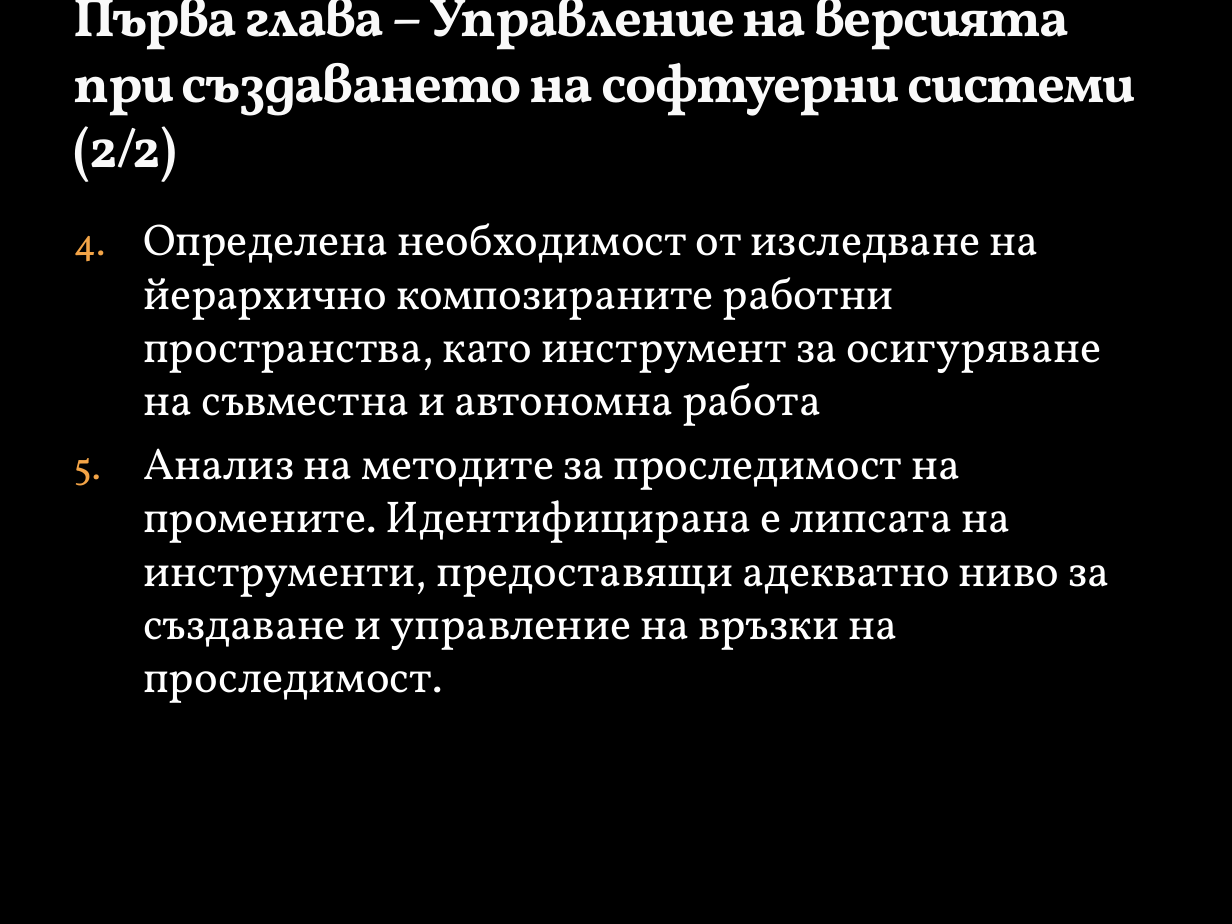
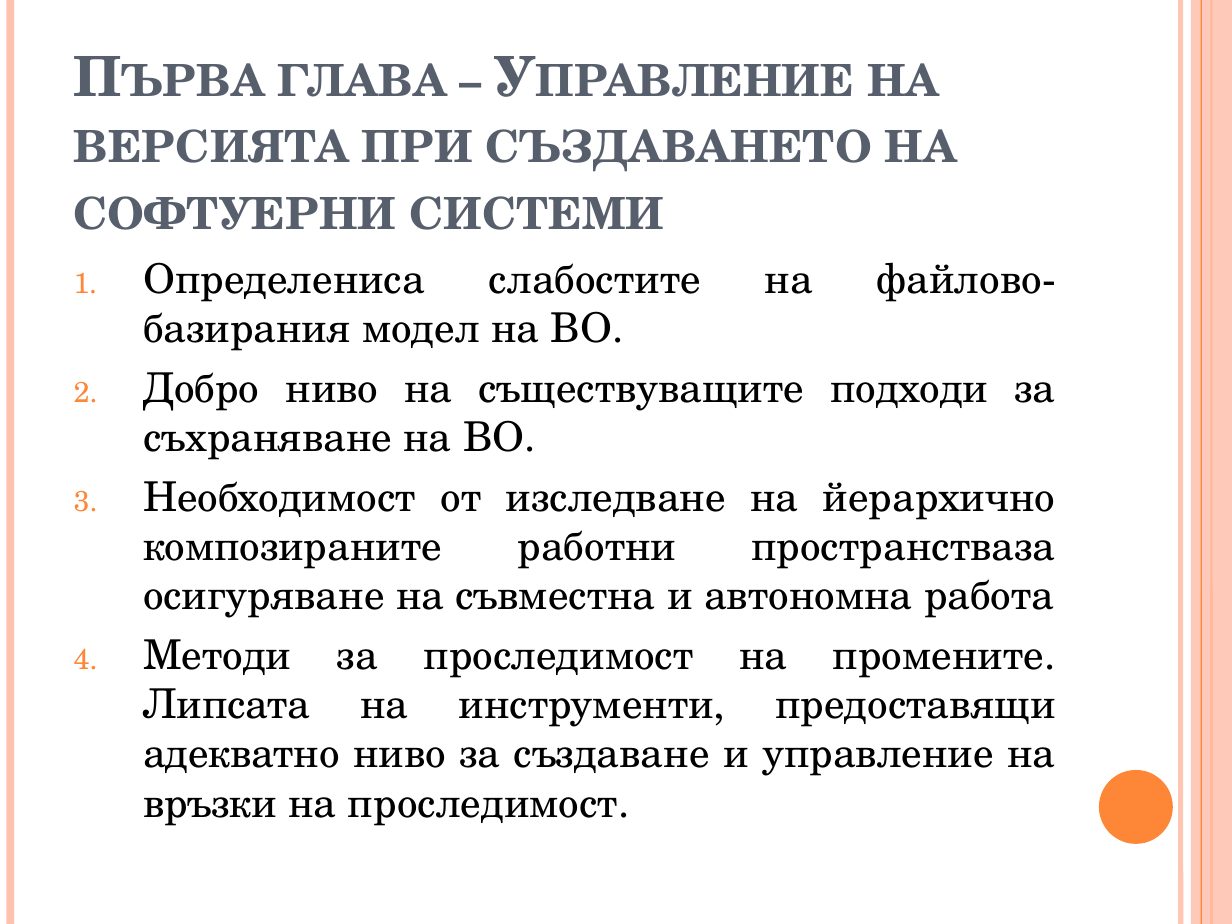
Before and after one commit to vjotov/versia, a slide deck: slide 5 of doc/Presentation.pptx (slide 6 before the commit). Drawn at 1232x924 pixels with LibreOffice and Linux fonts; fonts in the diff are those of the drawing; background and template pictures are left out. Boxes give left, top, right and bottom in pixels: in the first picture for what was removed or moved away, otherwise in the second. Text is boxed around its words. In the diff, an @@ line names an element or a change of style, - is before the commit and + after.

```diff
--- a/doc/Presentation.pptx
+++ b/doc/Presentation.pptx
@@ background picture (left out) to #FFFFFF @@
@@ line added from (10, 0) to (10, 924), #FEC3AE 4.5 pt @@
@@ line added from (1180, 0) to (1180, 924), #FEC3AE 3 pt @@
@@ rectangle added at bbox=[1191, 0, 1232, 924], fill #FEC3AE at 87% opacity @@
@@ line added from (1201, 0) to (1201, 924), #FE8637 0.75 pt @@
@@ line added from (1211, 0) to (1211, 924), #FE8637 1.5 pt @@
@@ title at bbox=[74, 63, 957, 230]: text changed; size 32 to 32.4 pt; font Vollkorn to TeX Gyre Schola; text colour #F9F9F9 to #575F6D @@
-Първа глава – Управление на версията при създаването на софтуерни системи (2/2)
+Първа глава – Управление на версията при създаването на софтуерни системи
@@ text at bbox=[143, 262, 1056, 826]: text changed; size 26 to 24 pt; font Vollkorn to TeX Gyre Schola; text colour #FFFFFF to #000000 @@
-4. Определена необходимост от изследване на йерархично композираните работни пространства, като инструмент за осигуряване на съвместна и автономна работа
-5. Анализ на методите за проследимост на промените. Идентифицирана е липсата на инструменти, предоставящи адекватно ниво за създаване и управление на връзки на проследимост.
+1. Определениса слабостите на файлово-базирания модел на ВО.
+2. Добро ниво на съществуващите подходи за съхраняване на ВО.
+3. Необходимост от изследване на йерархично композираните работни пространстваза осигуряване на съвместна и автономна работа
+4. Методи за проследимост на промените. Липсата на инструменти, предоставящи адекватно ниво за създаване и управление на връзки на проследимост.
@@ ellipse added at bbox=[1099, 770, 1173, 844], fill #FE8637 @@
```
Also in this commit, not shown: 13 other slides changed, 1 slide added, 3 slides removed.
